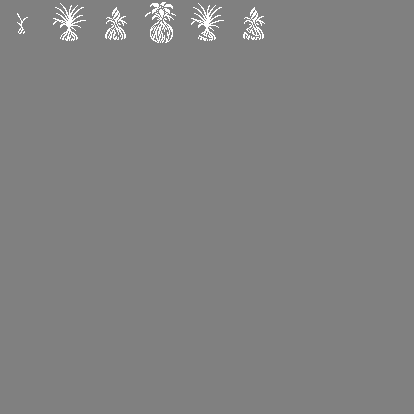
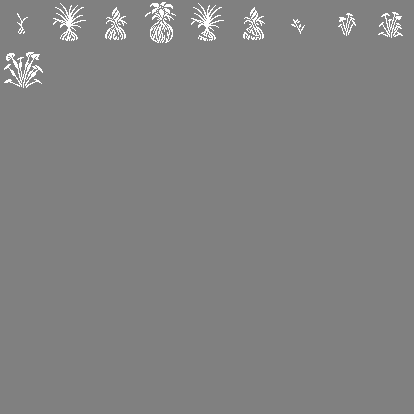
Layers edited between the first and the second 414×414 image:
added layer "6" above "7" over [left=291, top=19, right=305, bottom=34]
added layer "7" above "8" over [left=338, top=13, right=356, bottom=36]
added layer "8" above "9" over [left=378, top=12, right=403, bottom=38]
added layer "9" above "图层 5" over [left=4, top=52, right=43, bottom=88]
